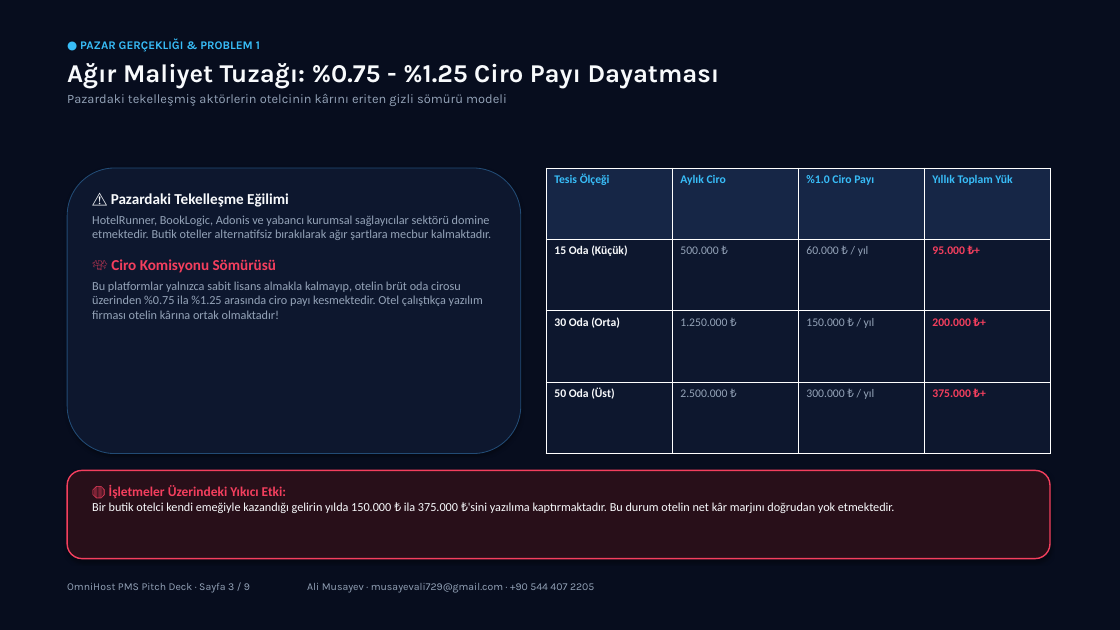
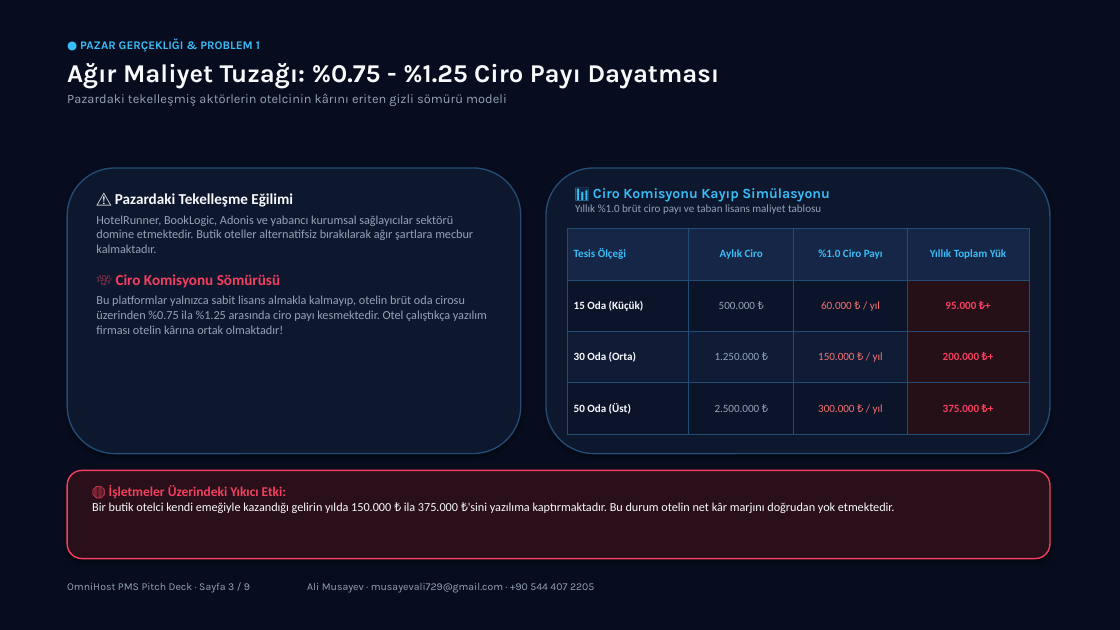
Before and after one commit to ForrestNight17/omnihost-pms, a slide deck: slide 3 of OmniHost_Sunum_Ali_Musayev.pptx. Drawn at 1120x630 pixels with LibreOffice and Linux fonts; fonts in the diff are those of the drawing. Boxes give left, top, right and bottom in pixels: in the first picture for what was removed or moved away, otherwise in the second. Text is boxed around its words. In the diff, an @@ line names an element or a change of style, - is before the commit and + after.

Commit message:
style(presentation): frame tables on slide 3 and 7 in rounded card containers with styled borders

```diff
--- a/OmniHost_Sunum_Ali_Musayev.pptx
+++ b/OmniHost_Sunum_Ali_Musayev.pptx
@@ rounded rectangle at <box>67,168,521,454</box>: outline #224B75 0.75 pt to #224B75 1.2 pt @@
@@ rounded rectangle added at <box>546,168,1050,454</box>, fill #0D172E, outline #224B75 1.2 pt @@
@@ text "⚠️ Pazardaki Tekelleşme Eğilimi" rewrapped from <box>92,193,491,319</box> to <box>96,193,487,334</box> @@
@@ text added at <box>575,188,830,214</box>, 9.5 pt, text #94A3B8 @@
+📊 Ciro Komisyonu Kayıp Simülasyonu
+Yıllık %1.0 brüt ciro payı ve taban lisans maliyet tablosu
@@ table at <box>567,229,1029,434</box> @@
@@ fill #0D172E to #0B1428 in 6 cells @@
@@ fill #0D172E to #261018 in 3 cells @@
@@ fill #0D172E to #101C36 in 3 cells @@
@@ size 10 to 9.5 pt @@
@@ text colour #94A3B8 to #F87171 in "60.000 ₺ / yıl", "150.000 ₺ / yıl", "300.000 ₺ / yıl" @@
@@ alignment left to centre @@
@@ borders changed @@
@@ table: place and size @@
-table at <box>546,168,1050,454</box>
+table at <box>567,229,1029,434</box>
```
Also in this commit, not shown: 1 other slide changed.
